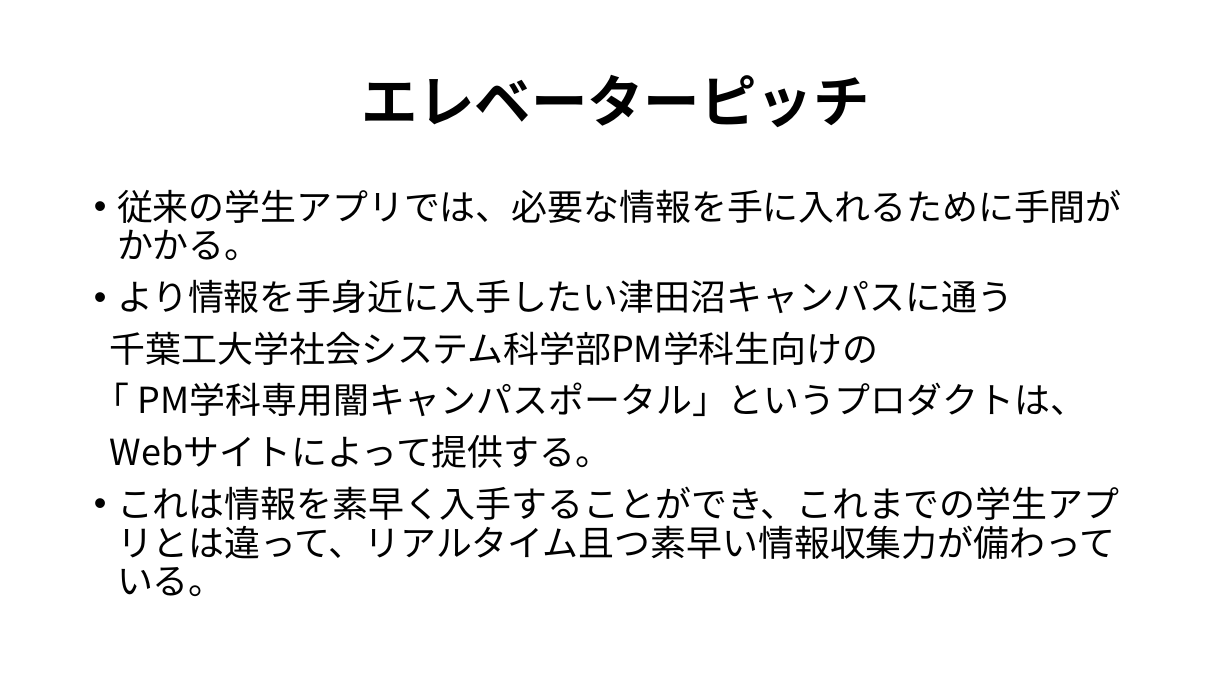
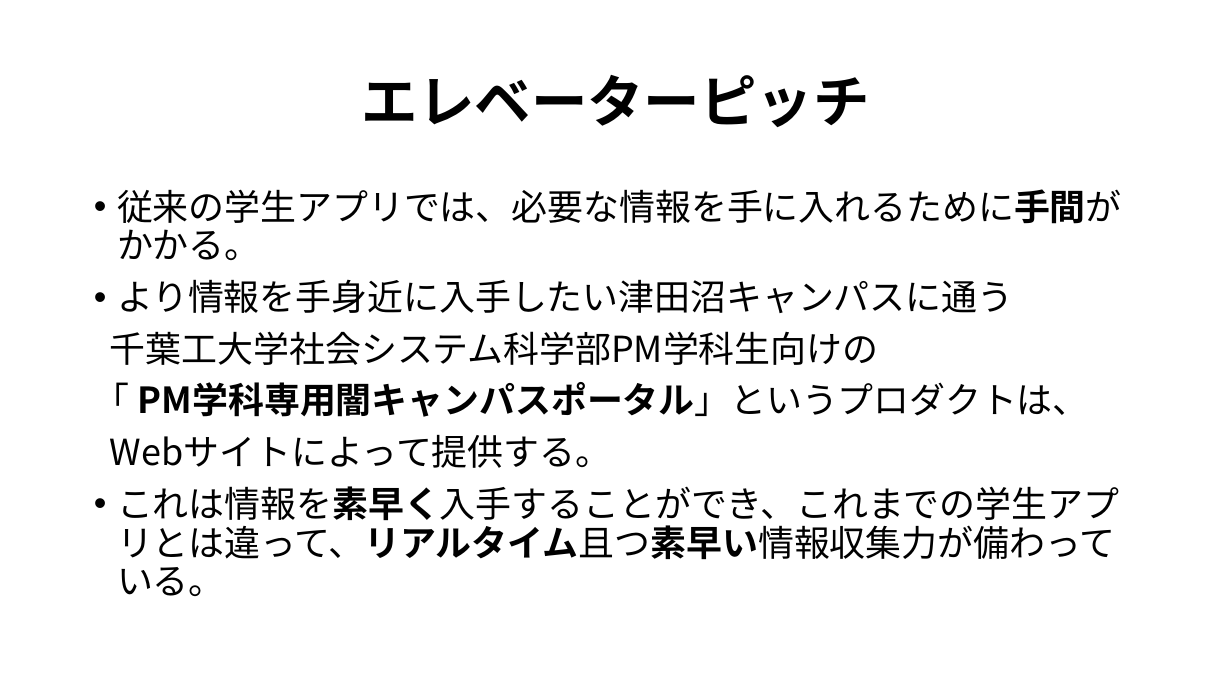
Before and after one commit to kazukiyoshida96/PM-, a slide deck: slide 4 of インセプションデッキ矢吹研A班.pptx. Drawn at 1232x693 pixels with LibreOffice and Linux fonts; fonts in the diff are those of the drawing. Boxes give left, top, right and bottom in pixels: in the first picture for what was removed or moved away, otherwise in the second. Text is boxed around its words. In the diff, an @@ line names an element or a change of style, - is before the commit and + after.

```diff
--- a/インセプションデッキ矢吹研A班.pptx
+++ b/インセプションデッキ矢吹研A班.pptx
@@ text at <box>94,189,1122,596</box>: bold on in "従来の学生アプリでは、必要な情報を手に入れるために手間がかかる。", "PM学科専用闇キャンパスポータル」というプロダクトは、", "これは情報を素早く入手することができ、これまでの学生アプリとは違って、リアルタイム且つ素早い情報収集力が備わっている。" @@
```
Also in this commit, not shown: 6 other slides changed.
